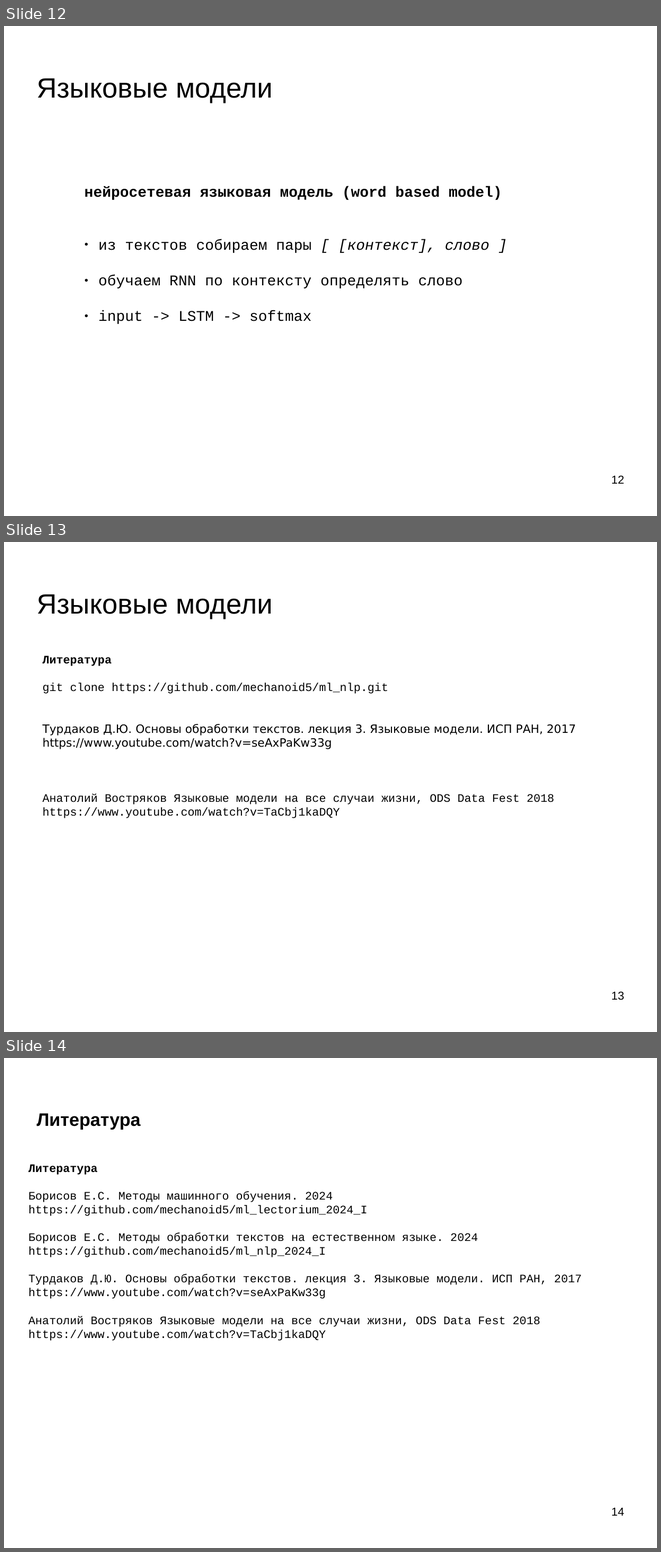
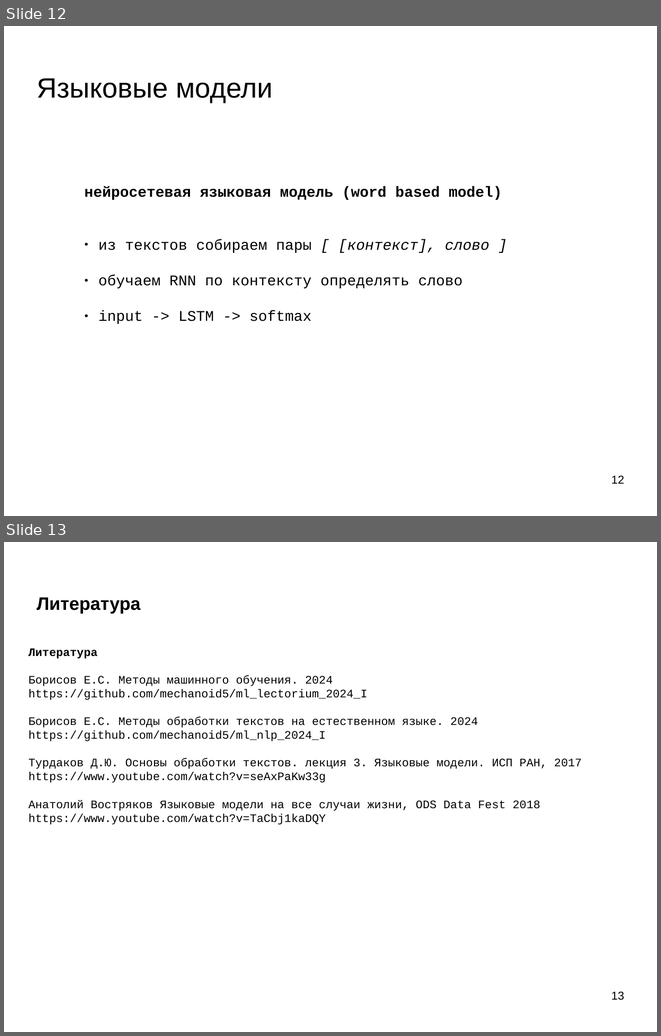
Before and after one commit to mechanoid5/ml_nlp_2024_I, a slide deck: 06-lang-model.odp. Shown one above the other, each under a label of ours: slides 12, 13 and 14 before the commit, slides 12 and 13 after it. The pictures are 661x1552 and 661x1036 pixels, drawn with LibreOffice and Linux fonts; fonts in the diff are those of the drawing; background and template pictures are left out. Boxes give left, top, right and bottom in pixels: in the first picture for what was removed or moved away, otherwise in the second. Text is boxed around its words. In the diff, an @@ line names an element or a change of style, - is before the commit and + after.

```diff
--- a/06-lang-model.odp
+++ b/06-lang-model.odp
@@ slide 13 removed at <box>4,542,657,1032</box>, background picture (left out) @@
@@ title removed at <box>37,594,273,619</box> @@
-Языковые модели
@@ text removed at <box>43,655,576,818</box> @@
-Литература
-git clone https://github.com/mechanoid5/ml_nlp.git
-Турдаков Д.Ю. Основы обработки текстов. лекция 3. Языковые модели. ИСП РАН, 2017
-https://www.youtube.com/watch?v=seAxPaKw33g
-Анатолий Востряков Языковые модели на все случаи жизни, ODS Data Fest 2018
-https://www.youtube.com/watch?v=TaCbj1kaDQY
@@ page number removed at <box>611,991,624,1000</box> @@
-13
@@ what was slide 14 is now slide 13 @@
@@ page number at <box>611,991,624,1000</box>: text changed @@
-14
+13
```
Also in this commit, not shown: 6 other files.
